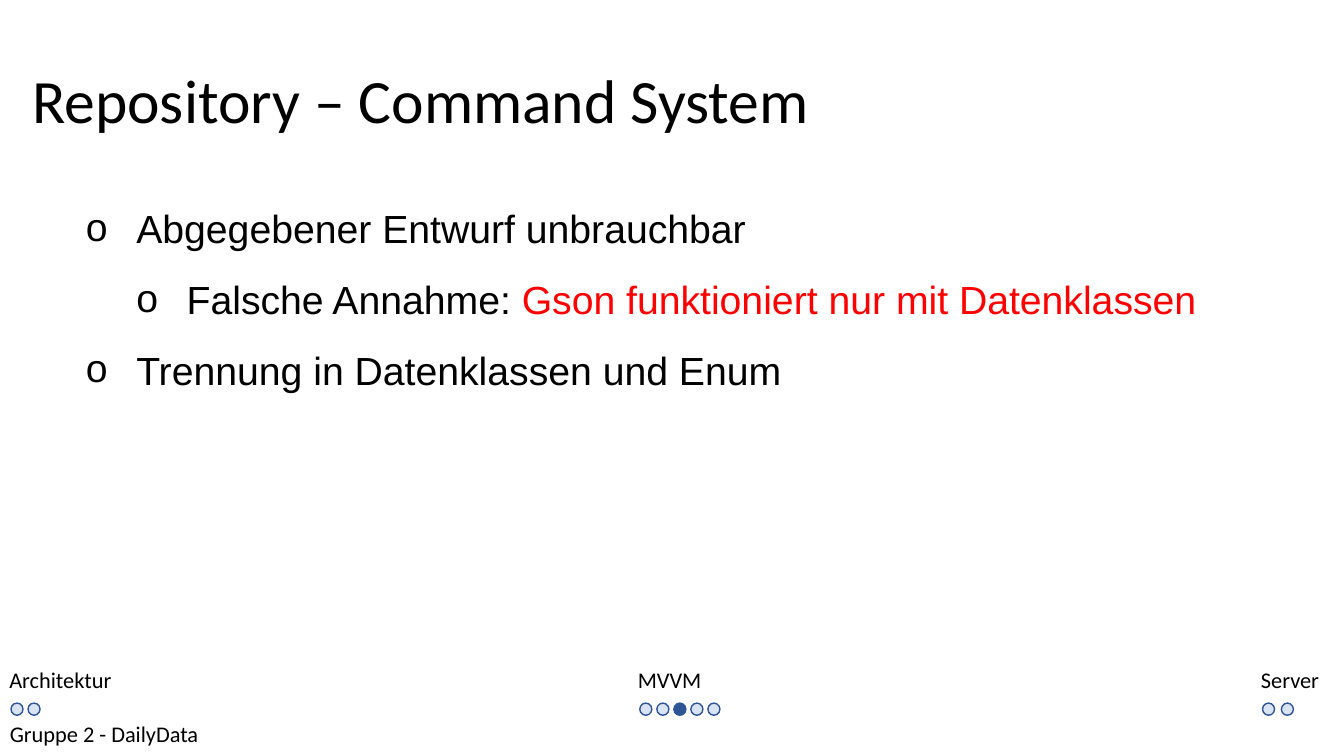
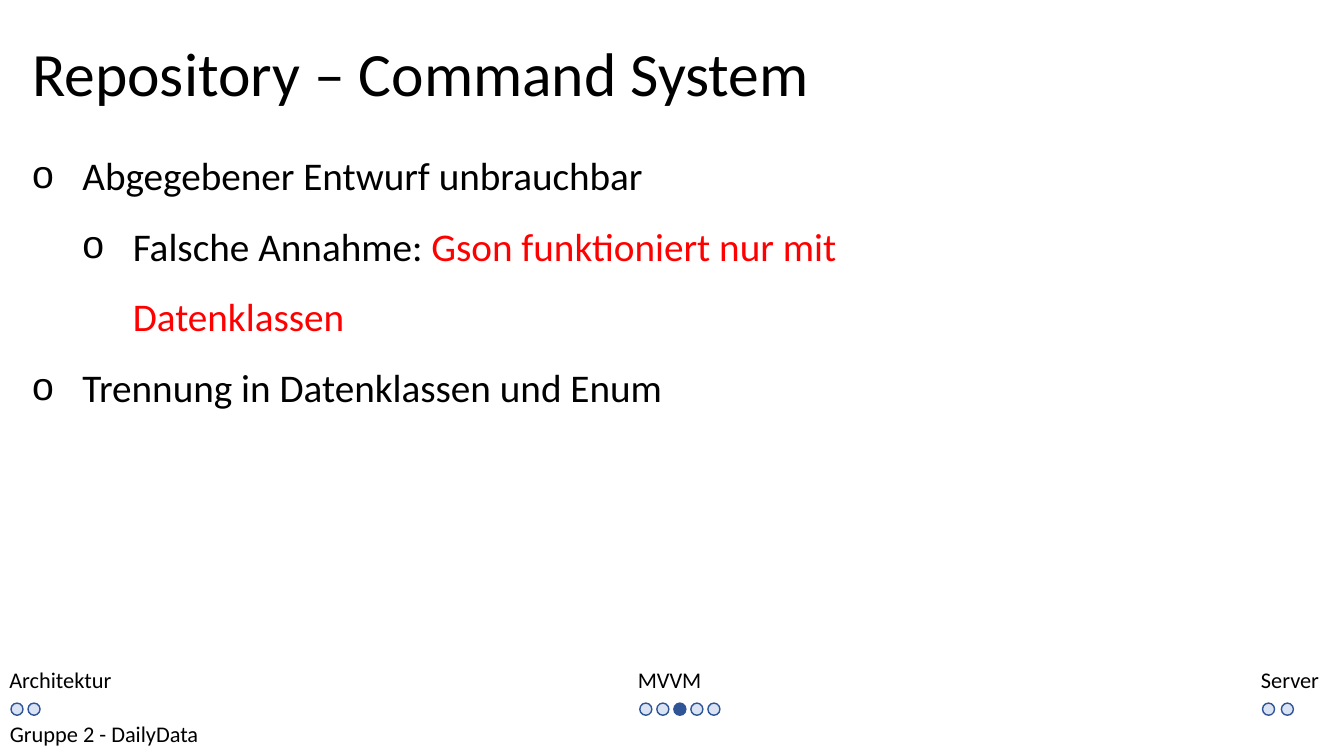
Before and after one commit to kittyahy/PSEAppGruppe2, a slide deck: slide 7 of Praesentationen/02-Entwurfsphase/Entwurf Präsentation.pptx. Drawn at 1344x756 pixels with LibreOffice and Linux fonts; fonts in the diff are those of the drawing. Boxes give left, top, right and bottom in pixels: in the first picture for what was removed or moved away, otherwise in the second. Text is boxed around its words. In the diff, an @@ line names an element or a change of style, - is before the commit and + after.

```diff
--- a/Praesentationen/02-Entwurfsphase/Entwurf Präsentation.pptx
+++ b/Praesentationen/02-Entwurfsphase/Entwurf Präsentation.pptx
@@ text "Repository – Command System": place and size @@
-text "Repository – Command System" at box(32, 80, 809, 133)
+text "Repository – Command System" at box(32, 53, 809, 106)
@@ text "Abgegebener Entwurf unbrauchbar": place and size @@
-text "Abgegebener Entwurf unbrauchbar" at box(136, 214, 1196, 393)
+text "Abgegebener Entwurf unbrauchbar" at box(82, 162, 836, 409)
@@ text "Abgegebener Entwurf unbrauchbar" at box(82, 162, 836, 409): font Arial to Calibri @@
```
Also in this commit, not shown: 10 other slides changed.
